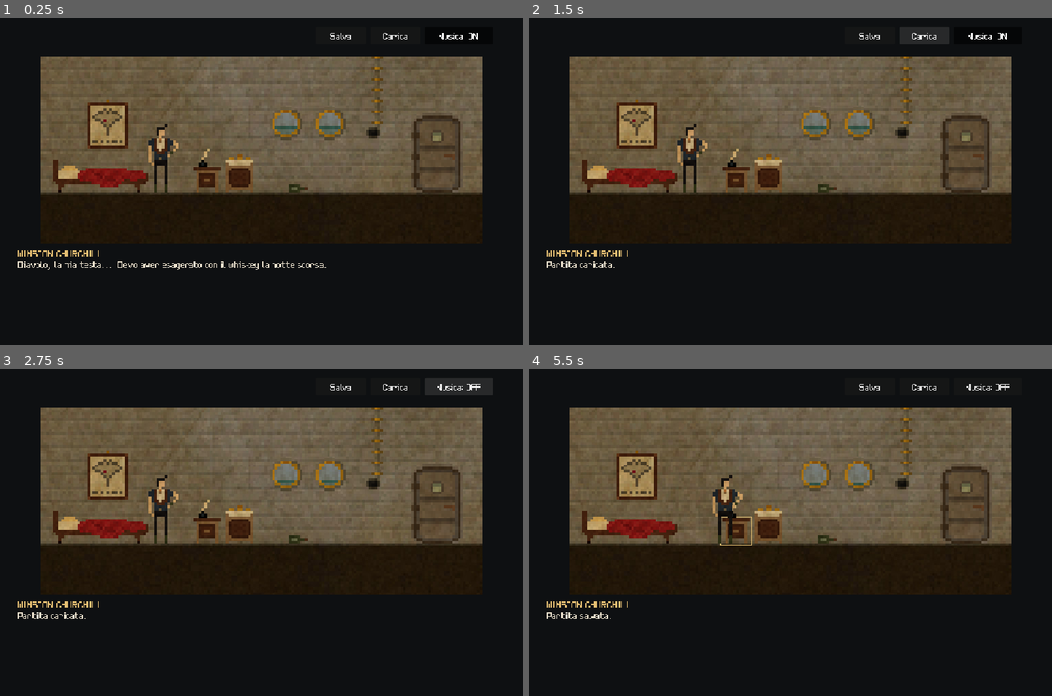
Above: before the commit, frames 1-4 (two rows, left to right).
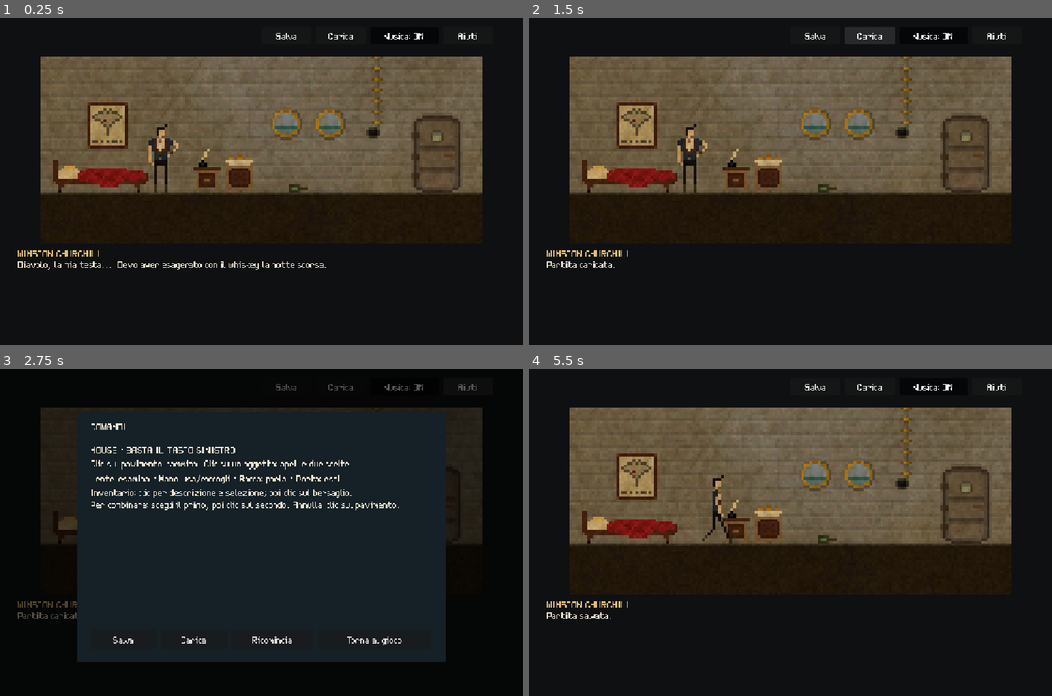
Above: after the commit, the same moments.

Repository: moloclab/1899-steam-and-spirit-godot
Game: Godot game, scene res://scenes/main.tscn
Same seed, same stepped clock (60 frames per second), same inputs: the game is played once before the commit and once after it.
Inputs (mouse positions are in pixels of both pictures, inside the frame that each line leads up to):
- Up to frame 1 (0.25 s): no input
- Up to frame 2 (1.5 s): click "Salva" at 0.5 s; click "Carica" at 1.25 s
- Up to frame 3 (2.75 s): click (465, 385) at 2 s, where only the run after the commit has a clickable "Aiuti"
- Up to frame 4 (5.5 s): click "Salva" at 2.75 s; click "Musica: OFF" (after the commit: "Musica: ON") at 3.5 s; click "Musica: ON" (after the commit: "Musica: OFF") at 4.25 s; move the mouse to (905, 516) at 5.02 s; hold D (walk_right, bound only before the commit) from 5.03 s (still down); tap Keypad Enter at 5.1 s; click (905, 516) at 5.17 s; tap Tab at 5.3 s

The runs differ from the first frame. In frame 1, 0.2% of the frame differs, in the area x 52-92%, y 4-7%; in frame 2, 0.6%; in frame 3, 47%, in the area x 3-95%, y 2-85%; in frame 4, 0.9%.

Commit message:
impl: limita i comandi al mouse e aggiunge il pulsante Aiuti accanto a Musica

Diff:
--- a/godot/scripts/action_menu.gd
+++ b/godot/scripts/action_menu.gd
@@ -29,6 +29,7 @@
 ## Il pulsante non applica regole del gioco: emette chosen con true per la lente e false per l'altra azione.
 func _choice(at: Vector2, caption: String, examine: bool) -> Button:
 	var button := Button.new()
+	button.focus_mode = Control.FOCUS_NONE
 	button.position = at
 	button.size = Vector2(33, 33)
 	button.tooltip_text = caption
--- a/godot/scripts/game_ui.gd
+++ b/godot/scripts/game_ui.gd
@@ -25,6 +25,7 @@
 var reset_button: Button
 var save_buttons: Array[Button] = []
 var music_button: Button
+var help_button: Button
 var _inventory_ids: Array[String] = []
 var _inventory_buttons: Array[Button] = []
 var _inventory_built := false
@@ -61,6 +62,7 @@
 ## Il medesimo costruttore serve per barra superiore e menu dei comandi.
 func _button(value: String, rect: Rect2, callback: Callable, parent: Node = self) -> Button:
 	var button := Button.new()
+	button.focus_mode = Control.FOCUS_NONE
 	button.text = value
 	button.position = rect.position
 	button.size = rect.size
@@ -76,12 +78,13 @@
 	# Occupa il viewport del coordinatore senza intercettare i clic destinati ai controlli figli.
 	set_anchors_and_offsets_preset(Control.PRESET_FULL_RECT)
 	mouse_filter = Control.MOUSE_FILTER_IGNORE
-	save_buttons.append(_button("Salva", Rect2(696, 20, 110, 38), save_requested.emit))
-	save_buttons.append(_button("Carica", Rect2(816, 20, 110, 38), load_requested.emit))
+	save_buttons.append(_button("Salva", Rect2(576, 20, 110, 38), save_requested.emit))
+	save_buttons.append(_button("Carica", Rect2(696, 20, 110, 38), load_requested.emit))
 	# Il controllo musicale resta accanto a Carica e mostra lo stato corrente del sottofondo.
-	music_button = _button("Musica: ON", Rect2(936, 20, 150, 38), _toggle_music)
+	music_button = _button("Musica: ON", Rect2(816, 20, 150, 38), _toggle_music)
 	music_button.toggle_mode = true
 	music_button.button_pressed = true
+	help_button = _button("Aiuti", Rect2(976, 20, 110, 38), _toggle_help)
 	# Il ritaglio nasconde le parti del corridoio fuori dalla finestra di gioco.
 	# I clic sono gestiti dal contenitore: le immagini della stanza sono nodi 2D, non pulsanti.
 	world_panel = Control.new()
@@ -93,7 +96,7 @@
 	add_child(world_panel)
 	speaker_label = _label("WINSTON CHURCHILL", Rect2(40, 506, 700, 20), 32)
 	speaker_label.add_theme_color_override("font_color", GOLD)
-	continue_label = _label("Clic / Invio / A per continuare", Rect2(780, 506, 330, 20), 32)
+	continue_label = _label("Clic per continuare", Rect2(780, 506, 330, 20), 32)
 	continue_label.hide()
 	speech_label = _label("", Rect2(40, 530, 1070, 50), 32)
 	speech_label.autowrap_mode = TextServer.AUTOWRAP_WORD_SMART
@@ -124,8 +127,8 @@
 	help_panel = _panel(Rect2(0, 0, 1152, 720), Color(0, 0, 0, 0.65))
 	help_panel.z_index = 10
 	var content := _panel(Rect2(170, 95, 812, 550), Color("152027"), help_panel)
-	_label("CABINA DI CHURCHILL · COMANDI", Rect2(30, 20, 760, 40), 32, content)
-	var commands := "MOUSE · BASTA IL TASTO SINISTRO\nClic sul  …(241 unchanged characters)… ul secondo. Annulla: clic sul pavimento.\n\nTASTIERA\nA/D o frecce: cammina · Tab / Maiusc+Tab: scegli un bersaglio\nI: passa all'inventario / alla stanza · Invio: agisci · E: esamina\nEsc: annulla selezione · Salva e Carica: pulsanti nella parte superiore\n\nCONTROLLER (etichette Xbox)\nLevetta sinistra: cammina · LB/RB: scegli bersaglio · Y: inventario/stanza\nA: agisci · X: esamina · B: annulla · Start: apri/chiudi questo menu\nNel menu: croce direzionale e A. Salvataggio manuale, uno slot."
+	_label("COMANDI", Rect2(30, 20, 760, 40), 32, content)
+	var commands := "MOUSE · BASTA IL TASTO SINISTRO\nClic sul  …(241 unchanged characters)… ul secondo. Annulla: clic sul pavimento."
 	_label(commands, Rect2(30, 65, 755, 390), 32, content)
 	var save := _button("Salva", Rect2(30, 480, 145, 42), func():
 		save_requested.emit()
@@ -136,32 +139,18 @@
 	reset_button = _button("Ricomincia", Rect2(340, 480, 180, 42), new_game_requested.emit, content)
 	reset_button.tooltip_text = "Ricomincia il prototipo. Il file salvato resta disponibile con Carica."
 	help_close = _button("Torna al gioco", Rect2(530, 480, 250, 42), _toggle_help, content)
-	# Vicini espliciti: il controller resta sui pulsanti del menu, senza saltare alla barra sottostante.
-	# Il percorso è circolare in entrambe le direzioni, anche per Tab e Maiusc+Tab.
-	var buttons := [save, load_button, reset_button, help_close]
-	for i in buttons.size():
-		var previous: Button = buttons[posmod(i - 1, buttons.size())]
-		var next: Button = buttons[(i + 1) % buttons.size()]
-		buttons[i].focus_neighbor_left = buttons[i].get_path_to(previous)
-		buttons[i].focus_neighbor_right = buttons[i].get_path_to(next)
-		buttons[i].focus_neighbor_top = buttons[i].get_path_to(previous)
-		buttons[i].focus_neighbor_bottom = buttons[i].get_path_to(next)
-		buttons[i].focus_next = buttons[i].get_path_to(next)
-		buttons[i].focus_previous = buttons[i].get_path_to(previous)
 	save_buttons.append(save)
 	save_buttons.append(load_button)
 	help_panel.hide()
 
 ## Apre o chiude il menu dei comandi, eliminando eventuali scelte contestuali aperte.
-## Comunica la pausa al coordinatore e assegna il focus UI al pulsante di ritorno al gioco.
+## Comunica la pausa al coordinatore quando si apre o si chiude il pannello.
 func _toggle_help() -> void:
 	action_menu.hide()
 	help_panel.visible = not help_panel.visible
 	if help_panel.visible:
 		menu_toggled.emit(true)
-		help_close.grab_focus()
 	else:
-		help_close.release_focus()
 		menu_toggled.emit(false)
 
 ## Aggiorna la battuta mantenendo lo speaker distinto dal testo traducibile.
@@ -183,6 +172,7 @@
 	for item in inventory:
 		var definition: Resource = Items.ITEMS[item]
 		var button := Button.new()
+		button.focus_mode = Control.FOCUS_NONE
 		# Nell'inventario l'oggetto viene mostrato solo tramite la sua icona.
 		button.icon = definition.icon
 		button.add_theme_font_size_override("font_size", 32)
--- a/godot/scripts/main.gd
+++ b/godot/scripts/main.gd
@@ -24,9 +24,6 @@
 var _active_episode := ""
 ## Selezioni temporanee: non appartengono al salvataggio e vengono scartate al cambio partita.
 var selected_item := ""
-var focus_index := 0
-var inventory_focus := false
-var keyboard_focus := false
 var menu_hotspot: Hotspot
 
 ## Prepara i componenti e collega le intenzioni della UI ai servizi del gioco.
@@ -36,7 +33,6 @@
 	Input.set_custom_mouse_cursor(CURSOR_NORMAL, Input.CURSOR_ARROW, Vector2(1, 1))
 	Input.set_custom_mouse_cursor(CURSOR_NORMAL, Input.CURSOR_POINTING_HAND, Vector2(1, 1))
 	Input.set_custom_mouse_cursor(CURSOR_MAGNIFIER, Input.CURSOR_CROSS, Vector2(12, 12))
-	_register_movement()
 	ui = UI.new()
 	add_child(ui)
 	ui.save_requested.connect(_save)
@@ -71,8 +67,6 @@
 	sequences.cancel()
 	state = State.new(starting_episode)
 	selected_item = ""
-	inventory_focus = false
-	focus_index = 0
 	ui.help_panel.hide()
 	_load_room()
 	_show_intro()
@@ -109,7 +103,6 @@
 	if not rooms.load_room(state, ui.world_panel):
 		push_error("Impossibile caricare la stanza: " + state.room)
 		return
-	focus_index = 0
 	_sync_episode()
 	_refresh()
 	rooms.pause_animations(ui.help_panel.visible)
@@ -160,35 +153,12 @@
 func _say(value: String) -> void:
 	ui.say(value)
 
-## Il menu sospende il passo attivo e le animazioni, mantenendo in corso la conversazione.
-func _toggle_help() -> void:
-	ui._toggle_help()
-
 ## Le richieste di avvicinamento libere vengono annullate; le sequenze mantengono il proprio percorso.
 func _menu_toggled(open: bool) -> void:
 	_close_action_menu()
 	if not sequences.busy:
 		interactions.cancel(rooms)
 	rooms.pause_animations(open)
-
-## Registra due azioni di movimento continue nell'InputMap di Godot.
-## Ogni azione accetta tasti fisici e una direzione della levetta; 0.22 è la zona morta.
-func _register_movement() -> void:
-	for direction in ["walk_left", "walk_right"]:
-		# Le azioni possono essere già definite nell'editor o da un precedente avvio della scena.
-		if InputMap.has_action(direction):
-			continue
-		InputMap.add_action(direction, 0.22)
-		var left: bool = direction == "walk_left"
-		for code in ([KEY_A, KEY_LEFT] if left else [KEY_D, KEY_RIGHT]):
-			var key := InputEventKey.new()
-			key.physical_keycode = code
-			InputMap.action_add_event(direction, key)
-		# Le due metà dello stesso asse diventano due azioni; get_axis le ricompone in -1…1.
-		var stick := InputEventJoypadMotion.new()
-		stick.axis = JOY_AXIS_LEFT_X
-		stick.axis_value = -1.0 if left else 1.0
-		InputMap.action_add_event(direction, stick)
 
 ## Nasconde il pannello e rimuove i riferimenti al suo bersaglio.
 ## Il controllo di validità consente di chiamarla anche prima che il pannello sia stato costruito.
@@ -233,7 +203,6 @@
 	if event is InputEventMouseButton and event.pressed:
 		if event.button_index not in [MOUSE_BUTTON_LEFT, MOUSE_BUTTON_RIGHT]:
 			return
-		keyboard_focus = false
 		# gui_input fornisce una posizione locale al contenitore, mentre gli hotspot ricevono punti globali.
 		var point: Vector2 = ui.world_panel.get_global_transform() * event.position
 		var hotspot := _at_point(point)
@@ -295,98 +264,27 @@
 
 	_refresh()
 
-## Sposta la selezione da tastiera/controller nella stanza oppure nell'inventario.
-## Il modulo positivo permette di tornare all'ultimo elemento quando si procede all'indietro.
-func _cycle_focus(step: int) -> void:
-	_close_action_menu()
-	keyboard_focus = true
-	var count: int = state.inventory.size() if inventory_focus else _hotspots().size()
-	if count > 0:
-		focus_index = posmod(focus_index + step, count)
-
-## Conferma il bersaglio selezionato con tastiera/controller.
-## Questi dispositivi hanno tasti distinti per agire ed esaminare e non richiedono il pannello del mouse.
-func _confirm_focus(examine: bool = false) -> void:
-	_close_action_menu()
-	keyboard_focus = true
-	if inventory_focus:
-		if not state.inventory.is_empty():
-			var item: String = state.inventory[focus_index % state.inventory.size()]
-			if examine:
-				_say(_item_description(item))
-			else:
-				_select_item(item)
-	else:
-		var hotspots := _hotspots()
-		if not hotspots.is_empty():
-			_request(hotspots[focus_index % hotspots.size()], examine)
-
-## Gestisce le scorciatoie discrete di tastiera e controller prima dei controlli UI.
-## Il movimento continuo viene invece letto in _process tramite le azioni dell'InputMap.
+## Gestisce i clic durante i dialoghi e ignora tastiera e controller.
 func _input(event: InputEvent) -> void:
-	if event is InputEventMouseMotion:
-		keyboard_focus = false
-	# Il pulsante musicale resta utilizzabile anche durante le battute e le sequenze.
-	if sequences.busy and not ui.help_panel.visible and event is InputEventMouseButton and event.pressed and not ui.music_button.get_global_rect().has_point(event.position):
+	# Impedisce anche ai controlli UI di reagire a Invio, Spazio, Tab e frecce.
+	if event is InputEventKey or event is InputEventJoypadButton or event is InputEventJoypadMotion:
+		get_viewport().set_input_as_handled()
+		return
+	# Musica e aiuti restano utilizzabili anche durante le battute e le sequenze.
+	if sequences.busy and not ui.help_panel.visible and event is InputEventMouseButton and event.pressed and not ui.music_button.get_global_rect().has_point(event.position) and not ui.help_button.get_global_rect().has_point(event.position):
 		if event.button_index == MOUSE_BUTTON_LEFT:
 			sequences.advance_dialogue()
 		get_viewport().set_input_as_handled()
 		return
-	var key := event is InputEventKey and event.is_pressed() and not event.is_echo()
-	var joy := event is InputEventJoypadButton and event.is_pressed()
-	if not key and not joy:
-		return
-	var code: int = event.keycode if key else -1
-	var button: int = event.button_index if joy else -1
-	if code == KEY_F1 or code == KEY_QUESTION or button == JOY_BUTTON_START:
-		_toggle_help()
-	elif ui.help_panel.visible:
-		if code == KEY_ESCAPE or button == JOY_BUTTON_B:
-			_toggle_help()
-		else:
-			return # Il menu usa la navigazione UI standard di Godot.
-	# Durante una sequenza i comandi del mondo sono sospesi: conferma avanza una sola battuta.
-	elif sequences.busy:
-		if code in [KEY_ENTER, KEY_KP_ENTER, KEY_SPACE] or button == JOY_BUTTON_A:
-			sequences.advance_dialogue()
-		get_viewport().set_input_as_handled()
-		return
-	elif code == KEY_ESCAPE or button == JOY_BUTTON_B:
-		_cancel()
-	elif code == KEY_TAB or button in [JOY_BUTTON_LEFT_SHOULDER, JOY_BUTTON_RIGHT_SHOULDER]:
-		var reverse: bool = (key and event.shift_pressed) or button == JOY_BUTTON_LEFT_SHOULDER
-		_cycle_focus(-1 if reverse else 1)
-	elif code == KEY_I or button == JOY_BUTTON_Y:
-		_close_action_menu()
-		inventory_focus = not inventory_focus
-		keyboard_focus = true
-		focus_index = 0
-	elif code in [KEY_ENTER, KEY_KP_ENTER, KEY_SPACE] or button == JOY_BUTTON_A:
-		_confirm_focus()
-	elif code == KEY_E or button == JOY_BUTTON_X:
-		_confirm_focus(true)
-	else:
-		return
-	# Evita che Invio/A attivi anche un pulsante UI rimasto con il focus dopo aver agito nel gioco.
-	get_viewport().set_input_as_handled()
-
-## Il mouse usa la lente; la cornice resta riservata al focus da tastiera/controller.
-## Per la cornice dà precedenza al bersaglio del pannello aperto, poi al focus da tastiera/controller.
+
+## Il cursore mostra la lente sugli oggetti; la selezione resta visibile nell'inventario.
 func _update_highlight() -> void:
 	var hotspots := _hotspots()
 	var mouse_target: Node2D = null
 	if not ui.help_panel.visible and ui.world_panel.get_global_rect().has_point(get_global_mouse_position()):
 		mouse_target = _find_at_point(get_global_mouse_position(), hotspots)
 	ui.world_panel.mouse_default_cursor_shape = Control.CURSOR_CROSS if mouse_target != null else Control.CURSOR_ARROW
-	var focused: Node2D = null
-	if not ui.help_panel.visible:
-		if ui.action_menu.visible and is_instance_valid(menu_hotspot):
-			focused = menu_hotspot
-		elif keyboard_focus and not inventory_focus and not hotspots.is_empty():
-			focused = hotspots[focus_index % hotspots.size()]
-	for hotspot in hotspots:
-		hotspot.highlighted = keyboard_focus and hotspot == focused
-	ui.highlight_inventory(selected_item, focus_index, keyboard_focus and inventory_focus and not sequences.busy)
+	ui.highlight_inventory(selected_item, -1, false)
 
 ## Aggiorna il movimento libero oppure il passo attivo della sequenza, mai entrambi nello stesso frame.
 func _process(delta: float) -> void:
@@ -396,11 +294,6 @@
 		if sequences.busy:
 			sequences.tick(delta)
 		else:
-			var direction := Input.get_axis("walk_left", "walk_right")
-			if absf(direction) > 0.05:
-				_close_action_menu()
-				interactions.cancel(rooms)
-				rooms.actor.target_x = rooms.current_room.definition.clamp_x(rooms.actor.current_x + direction * rooms.actor.speed * delta)
 			rooms.actor.advance(delta)
 			state.player_x = rooms.actor.current_x
 			var actions: Array[Step] = interactions.take_ready_actions(state, rooms)
@@ -427,7 +320,6 @@
 	var error: Error = Saves.load_game(state)
 	if error == OK:
 		selected_item = ""
-		focus_index = 0
 		_load_room()
 		_say(_text("common.game_loaded"))
 	elif error == ERR_FILE_NOT_FOUND:
